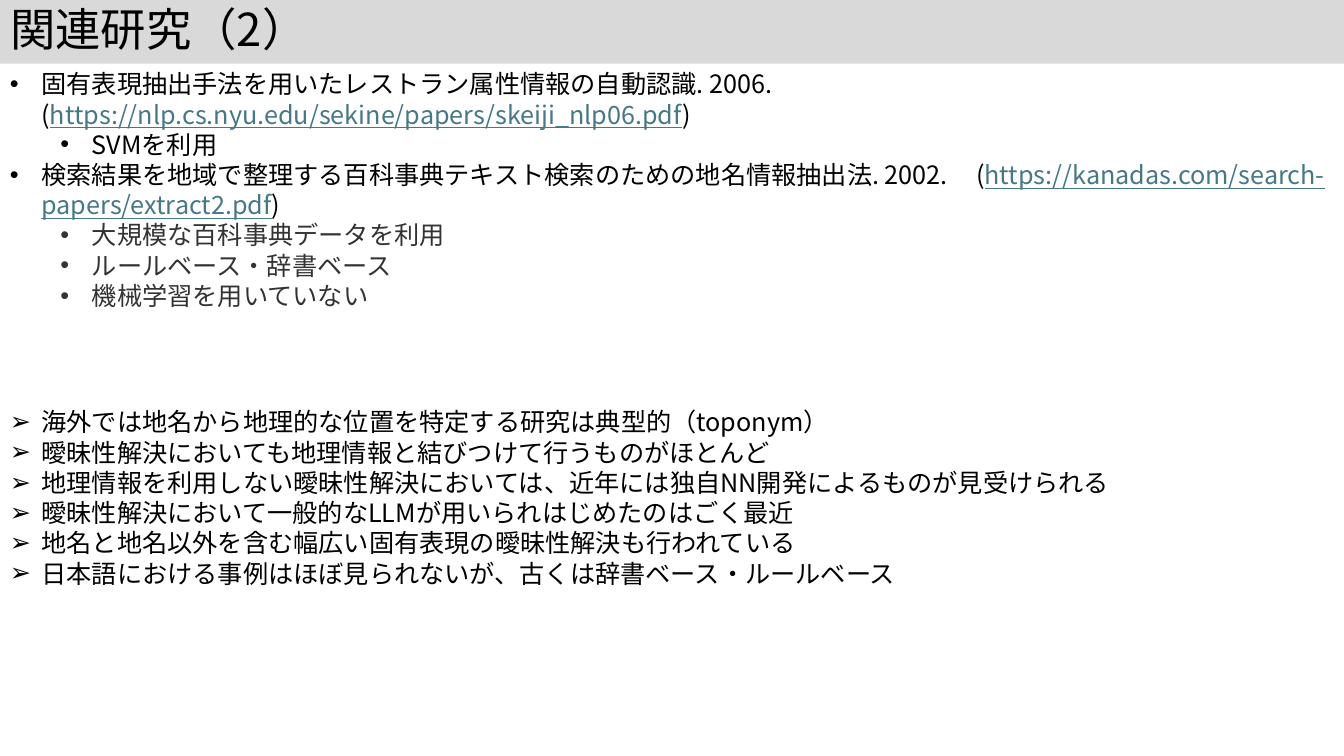
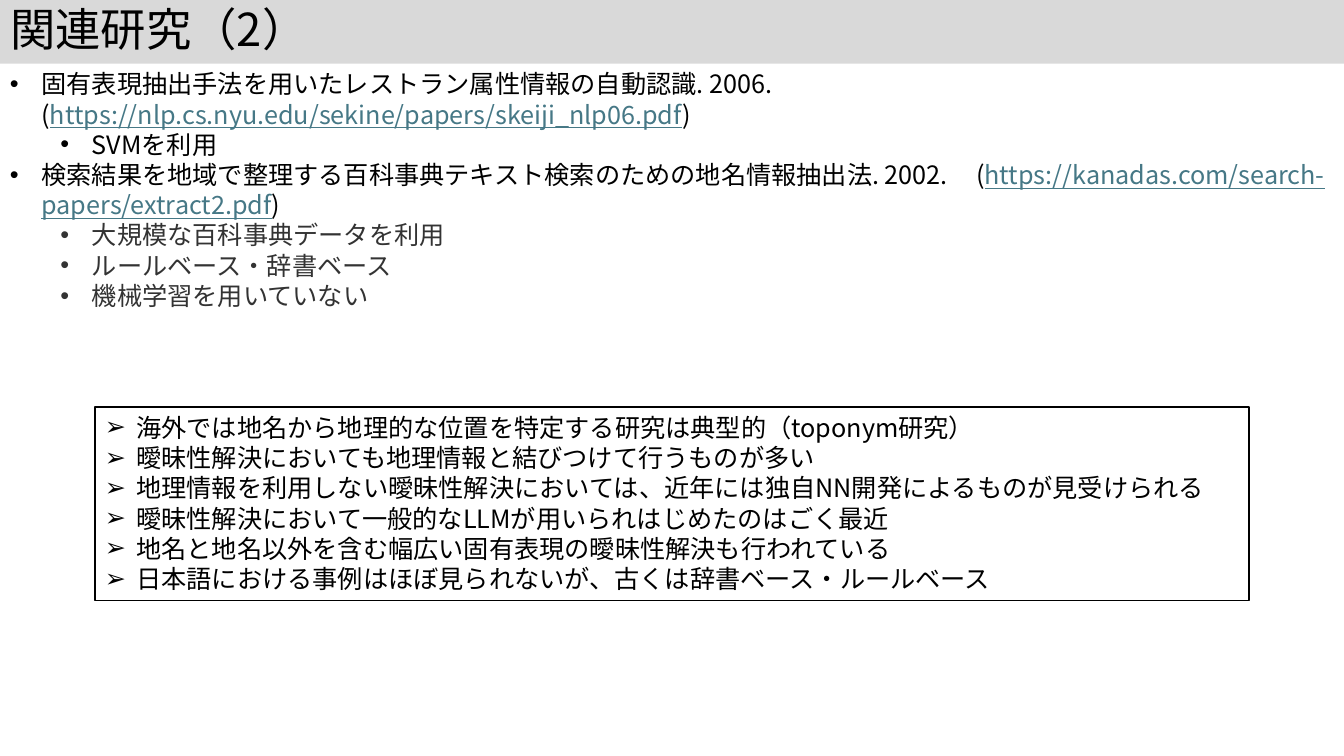
Before and after one commit to kouamano/nihongo-region-name-extract, a slide deck: slide 6 of jsik2026taikai.pptx. Drawn at 1344x756 pixels with LibreOffice and Linux fonts; fonts in the diff are those of the drawing. Boxes give left, top, right and bottom in pixels: in the first picture for what was removed or moved away, otherwise in the second. Text is boxed around its words. In the diff, an @@ line names an element or a change of style, - is before the commit and + after.

Commit message:
add

```diff
--- a/jsik2026taikai.pptx
+++ b/jsik2026taikai.pptx
@@ rectangle "海外では地名から地理的な位置を特定する研究は典型的（toponym研究）": place and size @@
-rectangle "海外では地名から地理的な位置を特定する研究は典型的（toponym研究）" at <box>41,409,1109,585</box>
+rectangle "海外では地名から地理的な位置を特定する研究は典型的（toponym研究）" at <box>95,407,1249,601</box>
@@ rectangle "海外では地名から地理的な位置を特定する研究は典型的（toponym研究）" at <box>95,407,1249,601</box>: outline none to #000000 1 pt @@
@@ text in rectangle at <box>136,415,974,469</box>: text changed @@
-➢ 海外では地名から地理的な位置を特定する研究は典型的（toponym）
-➢ 曖昧性解決においても地理情報と結びつけて行うものがほとんど
+➢ 海外では地名から地理的な位置を特定する研究は典型的（toponym研究）
+➢ 曖昧性解決においても地理情報と結びつけて行うものが多い
```
Also in this commit, not shown: 7 other slides changed, 1 slide added.
